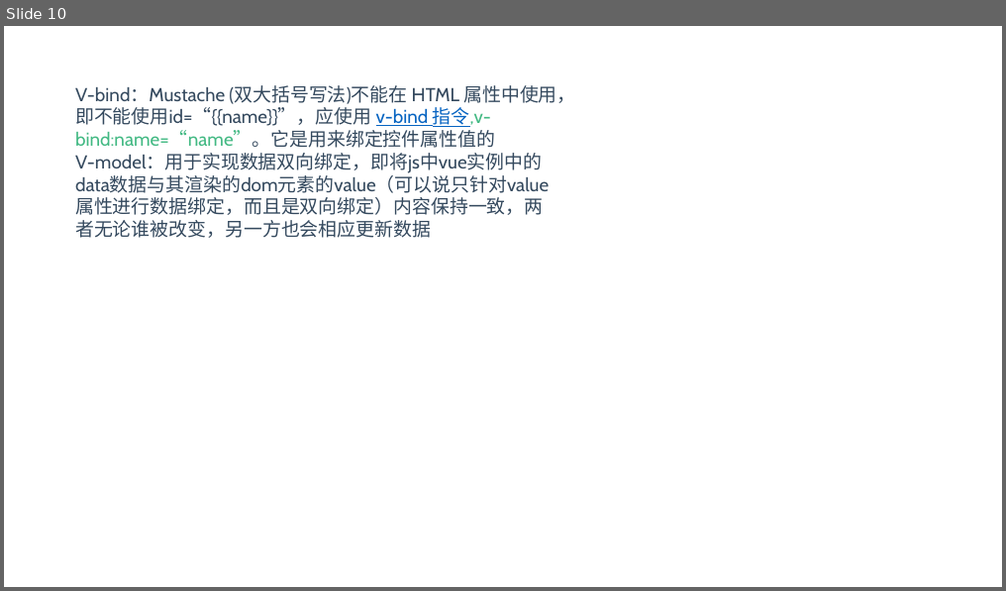
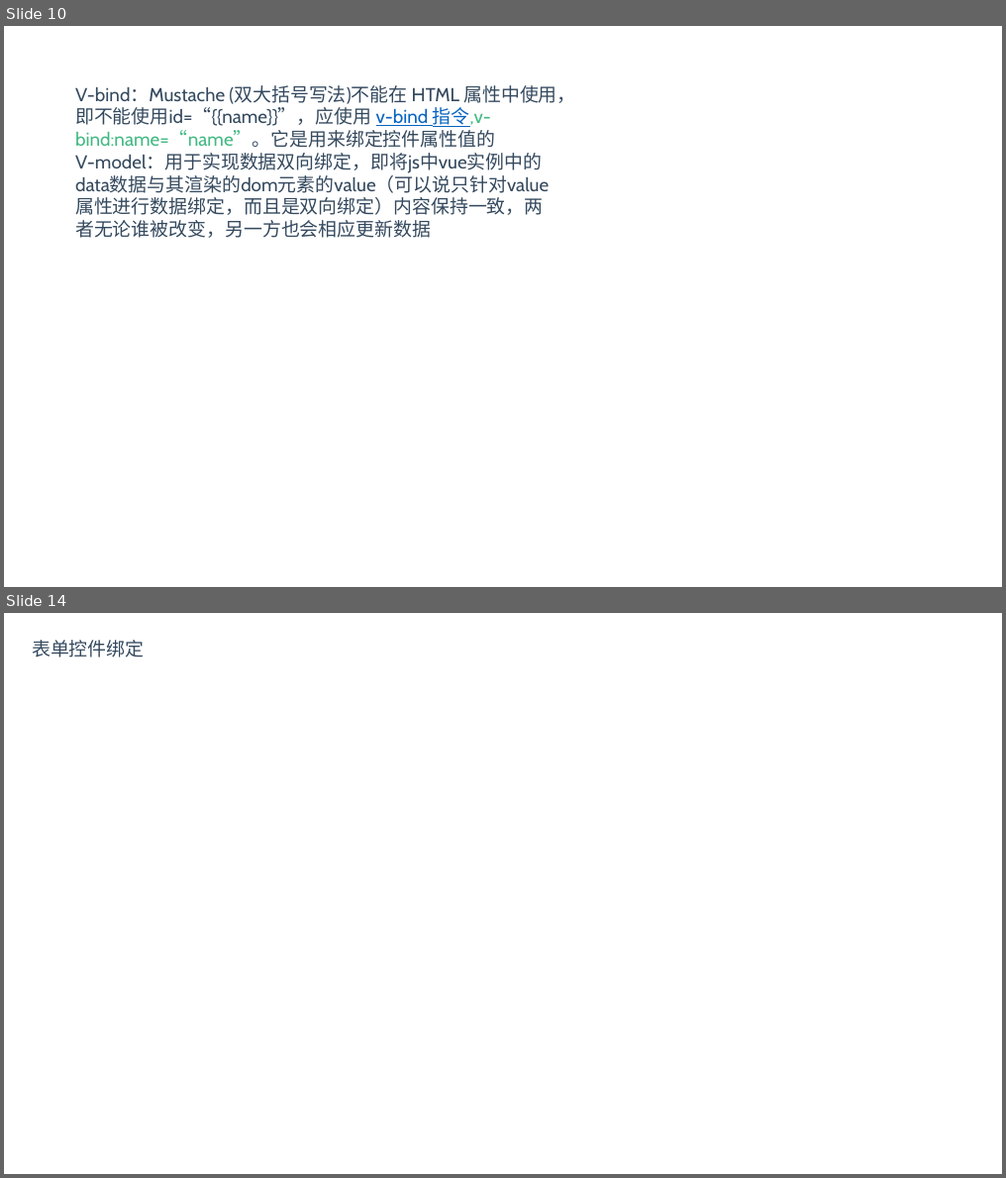
Before and after one commit to BinMarshall/studing, a slide deck: Vue/vue.pptx. Shown one above the other, each under a label of ours: slide 10 before the commit, slides 10 and 14 after it; the slides between them are not shown. The pictures are 1006x591 and 1006x1178 pixels, drawn with LibreOffice and Linux fonts; fonts in the diff are those of the drawing. Boxes give left, top, right and bottom in pixels: in the first picture for what was removed or moved away, otherwise in the second. Text is boxed around its words. In the diff, an @@ line names an element or a change of style, - is before the commit and + after.

```diff
--- a/Vue/vue.pptx
+++ b/Vue/vue.pptx
@@ slide 14 added at (x1=4, y1=613, x2=1002, y2=1174), background #FFFFFF @@
@@ text added at (x1=32, y1=640, x2=144, y2=658), 18 pt, text #34495E @@
+表单控件绑定
```
Also in this commit, not shown: 4 other slides added.
